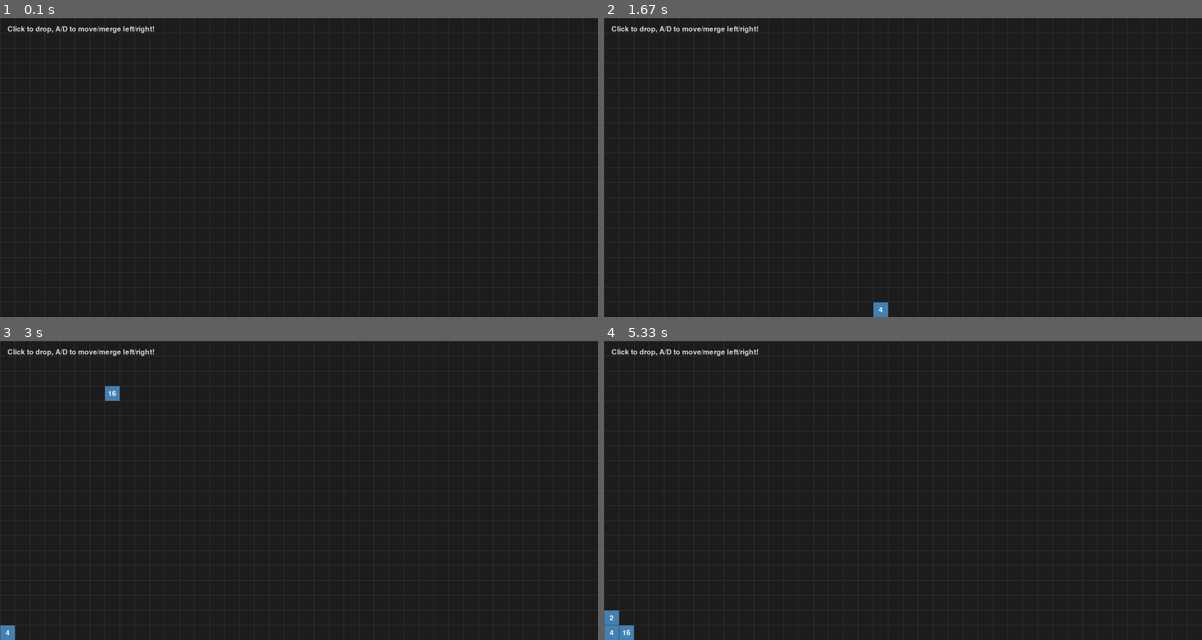
Above: before the commit, frames 1-4 (two rows, left to right).
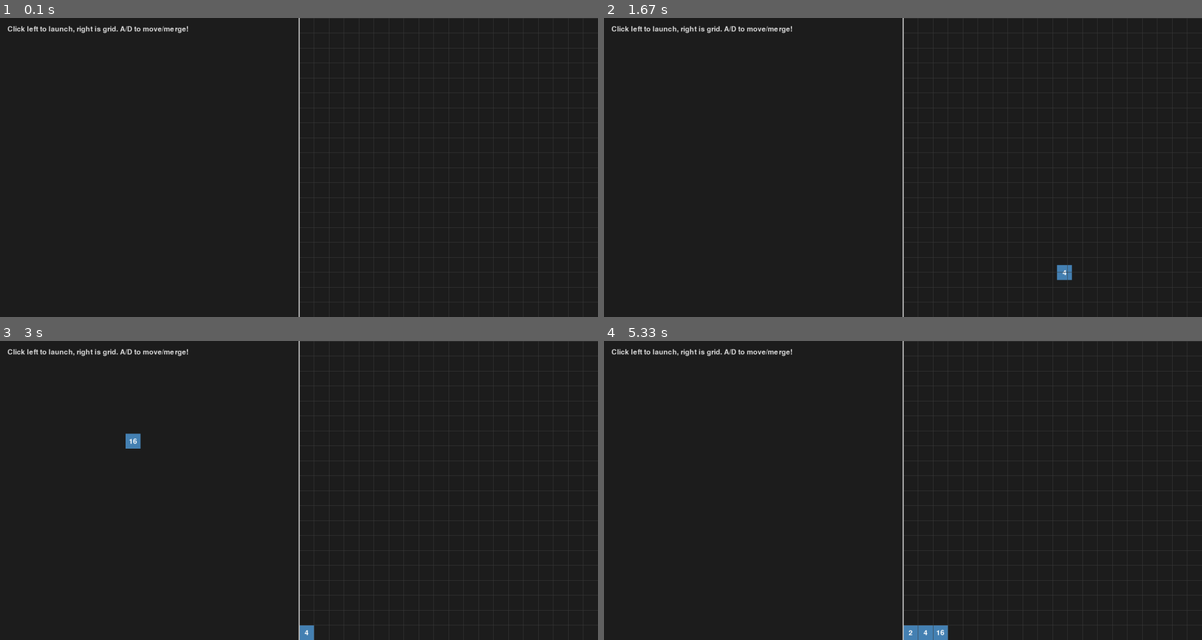
Above: after the commit, the same moments.

Repository: SquareRoot49/New-2048-Game
Game: pygame game, started from Game develop/pygame_block_launcher.py
The game is run twice, just before and just after one commit, with the same random seed, the same clock (stepped at 60 frames per second) and the same inputs.
Inputs (mouse positions are in pixels of both pictures, inside the frame that each line leads up to):
- Up to frame 1 (0.1 s): no input
- Up to frame 2 (1.67 s): hold D 0.33-0.8 s; click (879, 179) at 0.88 s; tap Enter at 1.17 s
- Up to frame 3 (3 s): hold A 2-2.53 s; hold S 2.57-2.87 s; click (113, 445) at 2.95 s
- Up to frame 4 (5.33 s): click (717, 559) at 3.28 s; hold D 4-4.63 s; hold A from 5.07 s (still down)

The runs differ from the first frame. In frame 1, 0.6% of the frame differs, in the area x 4-51%, y 0-100%; in frame 2, 0.8%; in frame 3, 1.0%; in frame 4, 1.3%, in the area x 0-58%, y 0-100%.

Commit message:
Prompt 8: Upgrade game style

Diff:
--- a/Game develop/pygame_block_launcher.py
+++ b/Game develop/pygame_block_launcher.py
@@ -12,104 +12,141 @@
 FPS = 60
 BLOCK_NUMBERS = [2, 4, 8, 16, 32, 64]
 FONT_COLOR = (255, 255, 255)
+GRAVITY = 0.7
+LAUNCH_VX = 10
+LAUNCH_VY = -12
 
 # --- Grid Setup ---
-COLUMNS = SCREEN_WIDTH // BLOCK_SIZE
+COLUMNS = (SCREEN_WIDTH // 2) // BLOCK_SIZE  # Only right half is grid
 ROWS = SCREEN_HEIGHT // BLOCK_SIZE
+GRID_X_OFFSET = SCREEN_WIDTH // 2
 
 def grid_to_screen(grid_x, grid_y):
-    return grid_x * BLOCK_SIZE, grid_y * BLOCK_SIZE
+    return GRID_X_OFFSET + grid_x * BLOCK_SIZE, grid_y * BLOCK_SIZE
 
 def screen_to_grid(x, y):
-    return x // BLOCK_SIZE, y // BLOCK_SIZE
+    return (x - GRID_X_OFFSET) // BLOCK_SIZE, y // BLOCK_SIZE
 
 # --- Block Class ---
 class Block:
-    def __init__(self, grid_x, grid_y, number):
+    def __init__(self, x, y, number, vx=LAUNCH_VX, vy=LAUNCH_VY, grid_x=None, grid_y=None, in_grid=False):
+        self.x = x  # pixel x
+        self.y = y  # pixel y
+        self.vx = vx
+        self.vy = vy
+        self.number = number
+
         self.grid_x = grid_x
         self.grid_y = grid_y
-        self.number = number
-        self.falling = True  # True if the block is falling
-        self.merged_this_fall = False  # Prevent multiple merges per fall
-        self.just_merged = False  # Prevent double merges in a move
+        self.in_grid = in_grid
+        self.falling = not in_grid
+        self.just_merged = False
 
     def screen_pos(self):
-        return grid_to_screen(self.grid_x, self.grid_y)
-
-# --- Horizontal Move Logic ---
+        if self.in_grid:
+            return grid_to_screen(self.grid_x, self.grid_y)
+        else:
+            return int(self.x), int(self.y)
+
+# --- Grid Logic ---
 def move_blocks(grid, direction):
-    # direction: 1 for right, -1 for left
     moved = False
     for row in range(ROWS):
-        # Extract the row
+        # Extract the row and reset merge flags
         line = [grid[col][row] for col in range(COLUMNS)]
-        # Remove None
-        blocks = [b for b in line if b is not None]
-        # Reset merge flags
-        for b in blocks:
+        tiles = [b for b in line if b is not None]
+        for b in tiles:
             b.just_merged = False
-        # Prepare merged flags for this row
-        merged_flags = [False] * len(blocks)
-        # Move and merge
-        if direction == 1:  # Right
-            blocks = blocks[::-1]
-            merged_flags = merged_flags[::-1]
-        merged_blocks = []
+        # Reverse for right move
+        if direction == 1:
+            tiles = tiles[::-1]
+        # Merge pass (standard 2048 logic)
+        merged_tiles = []
         i = 0
-        while i < len(blocks):
-            if (
-                i + 1 < len(blocks)
-                and blocks[i].number == blocks[i + 1].number
-                and not merged_flags[i]
-                and not merged_flags[i + 1]
-            ):
-                # Merge
-                merged_block = Block(0, row, blocks[i].number * 2)
+        while i < len(tiles):
+            if i + 1 < len(tiles) and tiles[i].number == tiles[i + 1].number and not tiles[i].just_merged and not tiles[i + 1].just_merged:
+                merged_block = Block(0, row, tiles[i].number * 2, in_grid=True)
                 merged_block.just_merged = True
-                merged_blocks.append(merged_block)
-                merged_flags[i + 1] = True  # Mark the right (or left) block as merged
+                merged_tiles.append(merged_block)
                 moved = True
-                i += 2
+                i += 2  # Skip the next tile, as it was merged
             else:
-                merged_blocks.append(blocks[i])
+                merged_tiles.append(tiles[i])
                 i += 1
-        # Fill with None
-        while len(merged_blocks) < COLUMNS:
-            merged_blocks.append(None)
+        # Fill with None to match grid size
+        while len(merged_tiles) < COLUMNS:
+            merged_tiles.append(None)
+        # Reverse back for right move
         if direction == 1:
-            merged_blocks = merged_blocks[::-1]
+            merged_tiles = merged_tiles[::-1]
         # Place back in grid
         for col in range(COLUMNS):
-            b = merged_blocks[col]
+            b = merged_tiles[col]
             if b is not None:
                 if b.grid_x != col or b.grid_y != row:
                     moved = True
                 b.grid_x = col
                 b.grid_y = row
+                b.in_grid = True
             grid[col][row] = b
-    # After horizontal move/merge, apply gravity
     apply_gravity(grid)
     return moved
 
+def move_blocks_down(grid):
+    moved = False
+    for col in range(COLUMNS):
+        # Extract the column and reset merge flags
+        line = [grid[col][row] for row in range(ROWS)]
+        tiles = [b for b in line if b is not None]
+        for b in tiles:
+            b.just_merged = False
+        # Merge pass (bottom to top)
+        merged_tiles = []
+        i = len(tiles) - 1
+        while i >= 0:
+            if i > 0 and tiles[i].number == tiles[i - 1].number and not tiles[i].just_merged and not tiles[i - 1].just_merged:
+                merged_block = Block(col, 0, tiles[i].number * 2, in_grid=True)
+                merged_block.just_merged = True
+                merged_tiles.insert(0, merged_block)
+                moved = True
+                i -= 2  # Skip the next tile, as it was merged
+            else:
+                merged_tiles.insert(0, tiles[i])
+                i -= 1
+        # Fill with None to match grid size
+        while len(merged_tiles) < ROWS:
+            merged_tiles.insert(0, None)
+        # Place back in grid, shift down
+        for row in range(ROWS):
+            b = merged_tiles[row]
+            if b is not None:
+                if b.grid_x != col or b.grid_y != row:
+                    moved = True
+                b.grid_x = col
+                b.grid_y = row
+                b.in_grid = True
+            grid[col][row] = b
+    return moved
+
 # --- Gravity Logic ---
 def apply_gravity(grid):
+    # For each column, let blocks fall straight down to fill empty spaces
     for col in range(COLUMNS):
-        # Collect all blocks in this column
         stack = [grid[col][row] for row in range(ROWS) if grid[col][row] is not None]
-        # Place them at the bottom
         for row in range(ROWS):
             grid[col][row] = None
         for i, block in enumerate(reversed(stack)):
             new_row = ROWS - 1 - i
             block.grid_x = col
             block.grid_y = new_row
+            block.in_grid = True
             grid[col][new_row] = block
 
 # --- Main Function ---
 def main():
     pygame.init()
     screen = pygame.display.set_mode((SCREEN_WIDTH, SCREEN_HEIGHT))
-    pygame.display.set_caption("Grid 2048 Block Launcher")
+    pygame.display.set_caption("2048 Launcher Hybrid")
     clock = pygame.time.Clock()
     font = pygame.font.SysFont(None, 28)
 
@@ -119,7 +156,7 @@
         block_image = pygame.transform.scale(img, (BLOCK_SIZE, BLOCK_SIZE))
 
     grid = [[None for _ in range(ROWS)] for _ in range(COLUMNS)]
-    falling_blocks = []
+    flying_blocks = []
 
     running = True
     while running:
@@ -128,57 +165,73 @@
                 running = False
             elif event.type == pygame.MOUSEBUTTONDOWN:
                 mx, my = event.pos
-                col = mx // BLOCK_SIZE
-                if 0 <= col < COLUMNS:
-                    for row in range(ROWS):
-                        if grid[col][row] is not None:
-                            break
-                    else:
-                        row = ROWS
-                    target_row = row - 1 if row > 0 else 0
-                    if grid[col][0] is None:
-                        number = random.choice(BLOCK_NUMBERS)
-                        new_block = Block(col, 0, number)
-                        falling_blocks.append(new_block)
-                        grid[col][0] = new_block
+                if mx < GRID_X_OFFSET:
+                    number = random.choice(BLOCK_NUMBERS)
+                    flying_blocks.append(Block(mx, my, number))
             elif event.type == pygame.KEYDOWN:
                 if event.key == pygame.K_d:
                     move_blocks(grid, 1)
                 elif event.key == pygame.K_a:
                     move_blocks(grid, -1)
-
-        # Update falling blocks
-        next_falling_blocks = []
-        for block in falling_blocks:
-            if not block.falling:
-                continue
-            below_y = block.grid_y + 1
-            if below_y >= ROWS:
-                block.falling = False
-                block.merged_this_fall = False
-                continue
-            below_block = grid[block.grid_x][below_y]
-            if below_block is None:
-                grid[block.grid_x][block.grid_y] = None
-                block.grid_y += 1
-                grid[block.grid_x][block.grid_y] = block
-                next_falling_blocks.append(block)
+                elif event.key == pygame.K_s:
+                    move_blocks_down(grid)
+
+        # Update flying blocks (parabolic motion)
+        next_flying_blocks = []
+        for block in flying_blocks:
+            # Apply gravity and velocity
+            block.vy += GRAVITY
+            block.x += block.vx
+            block.y += block.vy
+            # Only snap to grid after landing
+            if block.x + BLOCK_SIZE // 2 >= GRID_X_OFFSET:
+                # Predict landing row and col
+                col = int((block.x + BLOCK_SIZE // 2 - GRID_X_OFFSET) // BLOCK_SIZE)
+                col = max(0, min(COLUMNS - 1, col))
+                # Find the lowest empty cell in this column
+                landed = False
+                for row in range(ROWS - 1, -1, -1):
+                    cell_x, cell_y = grid_to_screen(col, row)
+                    # Check for collision with floor
+                    if block.y + BLOCK_SIZE >= SCREEN_HEIGHT:
+                        block.y = SCREEN_HEIGHT - BLOCK_SIZE
+                        landed = True
+                        break
+                    # Check for collision with another block
+                    if grid[col][row] is not None and block.y + BLOCK_SIZE >= cell_y:
+                        block.y = cell_y - BLOCK_SIZE
+                        landed = True
+                        break
+                if landed:
+                    # After a horizontal collision, set block.vx = 0 and let gravity pull it down.
+                    block.vx = 0
+                    # Snap to grid
+                    snap_col = int((block.x + BLOCK_SIZE // 2 - GRID_X_OFFSET) // BLOCK_SIZE)
+                    snap_col = max(0, min(COLUMNS - 1, snap_col))
+                    snap_row = int(block.y // BLOCK_SIZE)
+                    # If cell is occupied, move up
+                    while snap_row >= 0 and grid[snap_col][snap_row] is not None:
+                        snap_row -= 1
+                    if snap_row >= 0:
+                        block.grid_x = snap_col
+                        block.grid_y = snap_row
+                        block.in_grid = True
+                        block.falling = False
+                        block.x, block.y = grid_to_screen(snap_col, snap_row)
+                        grid[snap_col][snap_row] = block
+                    # If column is full, discard the block
+                else:
+                    next_flying_blocks.append(block)
             else:
-                if (not block.merged_this_fall and not below_block.falling and block.number == below_block.number):
-                    grid[block.grid_x][block.grid_y] = None
-                    grid[block.grid_x][below_y] = None
-                    merged_block = Block(block.grid_x, below_y, block.number * 2)
-                    merged_block.falling = True
-                    merged_block.merged_this_fall = True
-                    grid[block.grid_x][below_y] = merged_block
-                    next_falling_blocks.append(merged_block)
-                else:
-                    block.falling = False
-                    block.merged_this_fall = False
-        falling_blocks = [b for b in next_falling_blocks if b.falling]
+                next_flying_blocks.append(block)
+        flying_blocks = next_flying_blocks
+
+        # After flying blocks, apply gravity to grid
+        apply_gravity(grid)
 
         # Draw everything
         screen.fill((30, 30, 30))
+        # Draw grid area
         for col in range(COLUMNS):
             for row in range(ROWS):
                 block = grid[col][row]
@@ -188,18 +241,23 @@
                     num_surf = font.render(str(block.number), True, FONT_COLOR)
                     num_rect = num_surf.get_rect(center=(x + BLOCK_SIZE // 2, y + BLOCK_SIZE // 2))
                     screen.blit(num_surf, num_rect)
-        for block in falling_blocks:
-            if grid[block.grid_x][block.grid_y] is not block:
-                x, y = block.screen_pos()
-                pygame.draw.rect(screen, BLOCK_COLOR, (x, y, BLOCK_SIZE, BLOCK_SIZE))
-                num_surf = font.render(str(block.number), True, FONT_COLOR)
-                num_rect = num_surf.get_rect(center=(x + BLOCK_SIZE // 2, y + BLOCK_SIZE // 2))
-                screen.blit(num_surf, num_rect)
+        # Draw flying blocks
+        for block in flying_blocks:
+            x, y = block.screen_pos()
+            pygame.draw.rect(screen, BLOCK_COLOR, (x, y, BLOCK_SIZE, BLOCK_SIZE))
+            num_surf = font.render(str(block.number), True, FONT_COLOR)
+            num_rect = num_surf.get_rect(center=(x + BLOCK_SIZE // 2, y + BLOCK_SIZE // 2))
+            screen.blit(num_surf, num_rect)
+        # Draw grid lines
         for col in range(COLUMNS + 1):
-            pygame.draw.line(screen, (60, 60, 60), (col * BLOCK_SIZE, 0), (col * BLOCK_SIZE, SCREEN_HEIGHT))
+            x = GRID_X_OFFSET + col * BLOCK_SIZE
+            pygame.draw.line(screen, (60, 60, 60), (x, 0), (x, SCREEN_HEIGHT))
         for row in range(ROWS + 1):
-            pygame.draw.line(screen, (60, 60, 60), (0, row * BLOCK_SIZE), (SCREEN_WIDTH, row * BLOCK_SIZE))
-        text = font.render("Click to drop, A/D to move/merge left/right!", True, (220, 220, 220))
+            pygame.draw.line(screen, (60, 60, 60), (GRID_X_OFFSET, row * BLOCK_SIZE), (SCREEN_WIDTH, row * BLOCK_SIZE))
+        # Draw launch zone line
+        pygame.draw.line(screen, (200, 200, 200), (GRID_X_OFFSET, 0), (GRID_X_OFFSET, SCREEN_HEIGHT), 3)
+        # Instructions
+        text = font.render("Click left to launch, right is grid. A/D to move/merge!", True, (220, 220, 220))
         screen.blit(text, (20, 20))
         pygame.display.flip()
         clock.tick(FPS)
--- a/log.txt
+++ b/log.txt
@@ -125,3 +125,28 @@
 - Implemented row-wise sliding and merging of blocks
 - Ensured merged blocks cannot merge again within the same move
 - Updated grid structure after each movement
+
+## Prompt 8 – 2025-07-15
+
+**Prompt:**
+Add grid snapping and 2048-style merging to the right half of the screen.
+
+The screen is split in half: the left half is a launch zone without grid; the right half is a grid-based landing zone.
+
+When a block reaches the right half, it should snap to the nearest empty grid cell.
+
+Implement 2048-style merging logic: pressing A moves all grid blocks left and merges same numbers; D moves right.
+
+Prevent stacking in a single cell unless merging.
+
+Fix issues like blocks not merging (e.g., multiple 16s) and floating blocks not falling to the bottom.
+
+**Files Modified:**
+- main.py
+
+**Description of Change:**
+- Split the window into a launch zone (left) and a grid zone (right)
+- Implemented grid snapping when blocks enter the right half
+- Added 2048-style merging logic for left (`A`) and right (`D`) movement
+- Prevented incorrect stacking in grid cells
+- Fixed multiple merge issues and ensured floating blocks fall to the bottom
